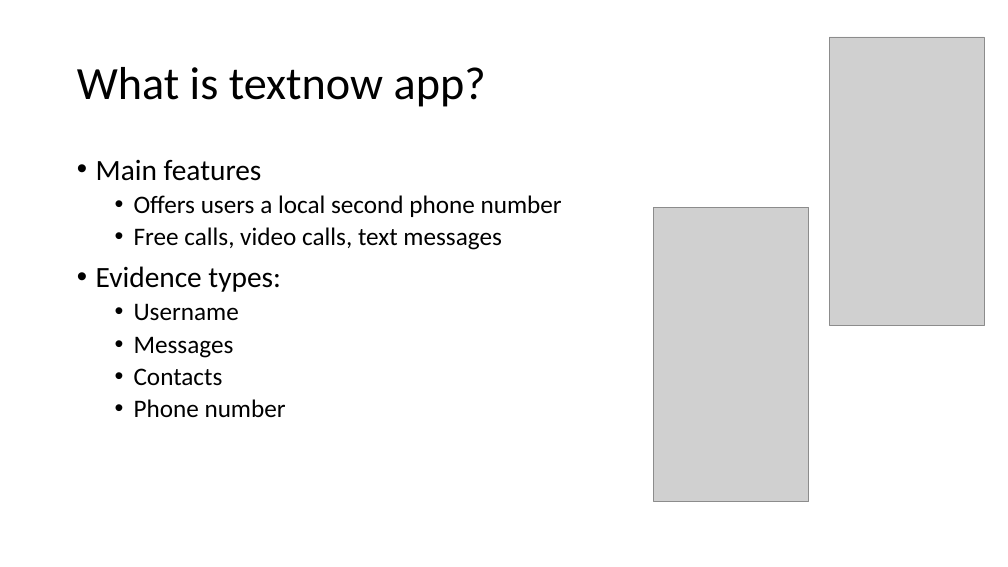
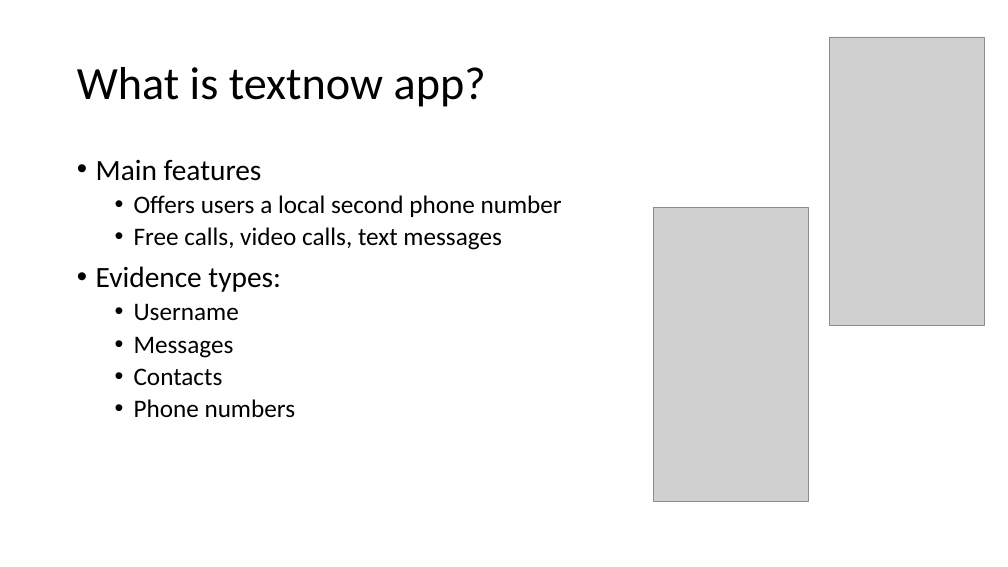
Before and after one commit to frankwxu/digital-forensics-lab, a slide deck: slide 4 of Andriod10/5_3_2_Third_Party_App_Investigation _textnow.pptx. Drawn at 1008x567 pixels with LibreOffice and Linux fonts; fonts in the diff are those of the drawing; grey boxes stand for pictures; background and template pictures are left out. Boxes give left, top, right and bottom in pixels: in the first picture for what was removed or moved away, otherwise in the second. Text is boxed around its words. In the diff, an @@ line names an element or a change of style, - is before the commit and + after.

```diff
--- a/Andriod10/5_3_2_Third_Party_App_Investigation _textnow.pptx
+++ b/Andriod10/5_3_2_Third_Party_App_Investigation _textnow.pptx
@@ text at bbox=[134, 399, 296, 417]: text changed @@
-  • Phone number
+  • Phone numbers
```
Also in this commit, not shown: 3 other files.
